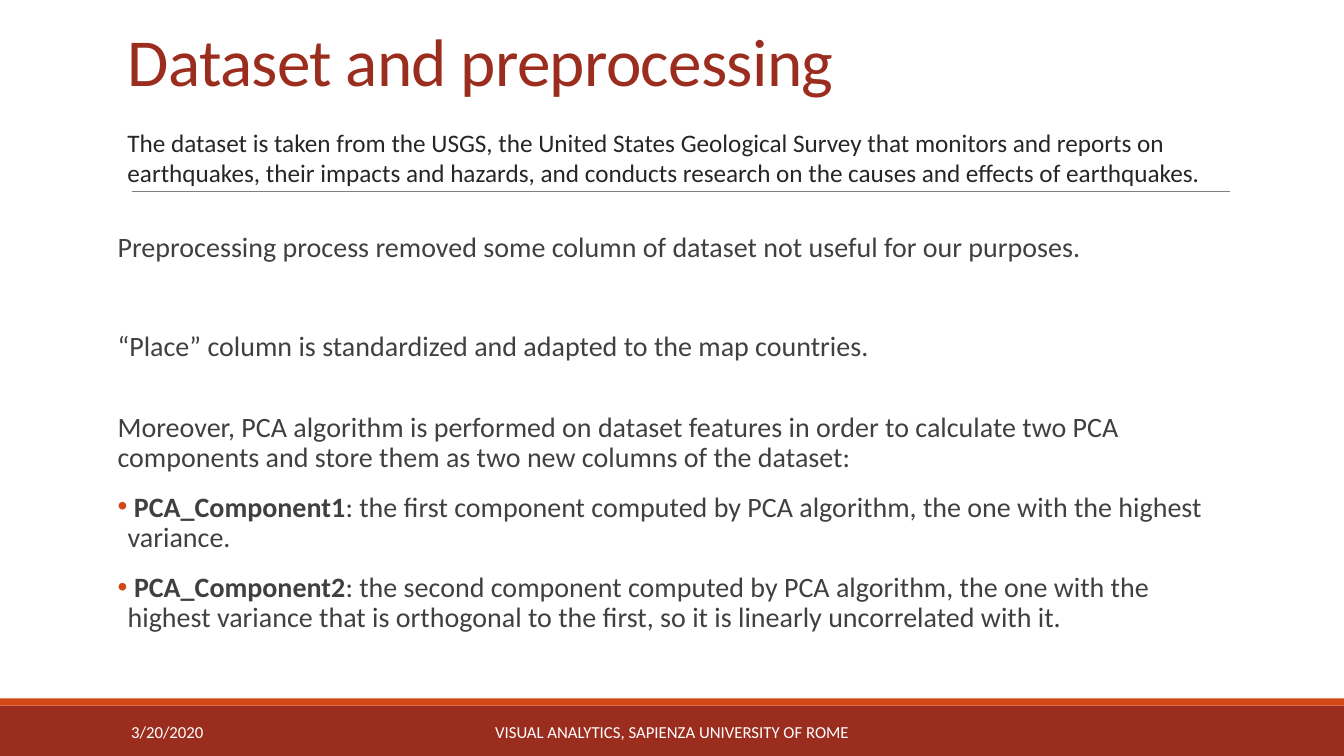
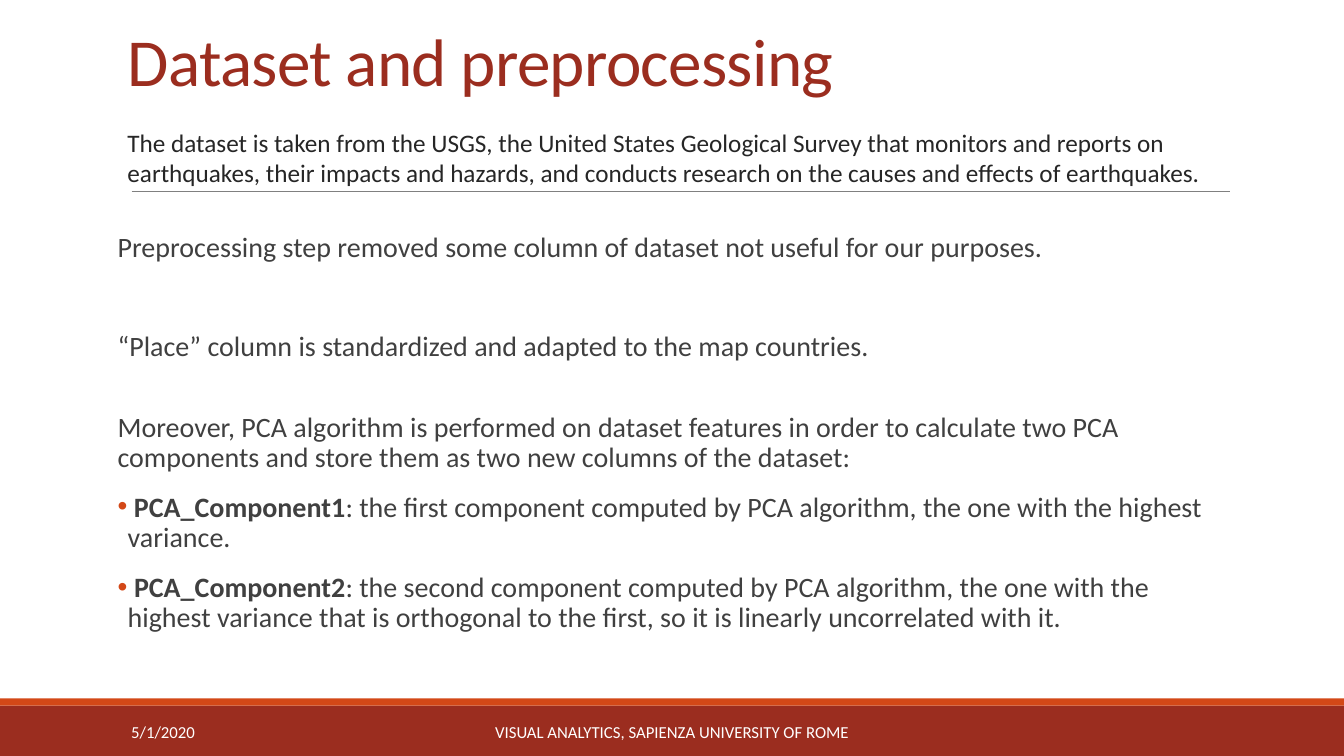
Before and after one commit to michaelcapponi/EarthquakesVA, a slide deck: slide 4 of docs/slides.pptx. Drawn at 1344x756 pixels with LibreOffice and Linux fonts; fonts in the diff are those of the drawing. Boxes give left, top, right and bottom in pixels: in the first picture for what was removed or moved away, otherwise in the second. Text is boxed around its words. In the diff, an @@ line names an element or a change of style, - is before the commit and + after.

```diff
--- a/docs/slides.pptx
+++ b/docs/slides.pptx
@@ text at [118,237,1042,262]: text changed @@
-Preprocessing process removed some column of dataset not useful for our purposes.
+Preprocessing step removed some column of dataset not useful for our purposes.
@@ text at [131,726,195,739]: text changed @@
-3/20/2020
+5/1/2020
```
Also in this commit, not shown: 9 other slides changed, 20 other files.
